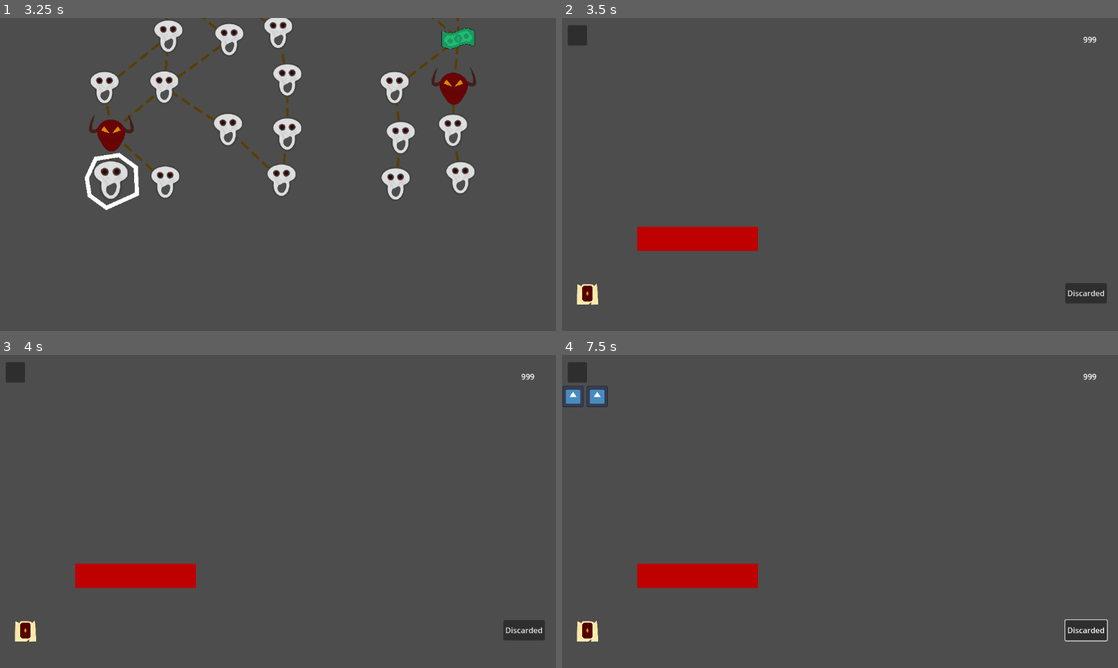
Above: before the commit, frames 1-4 (two rows, left to right).
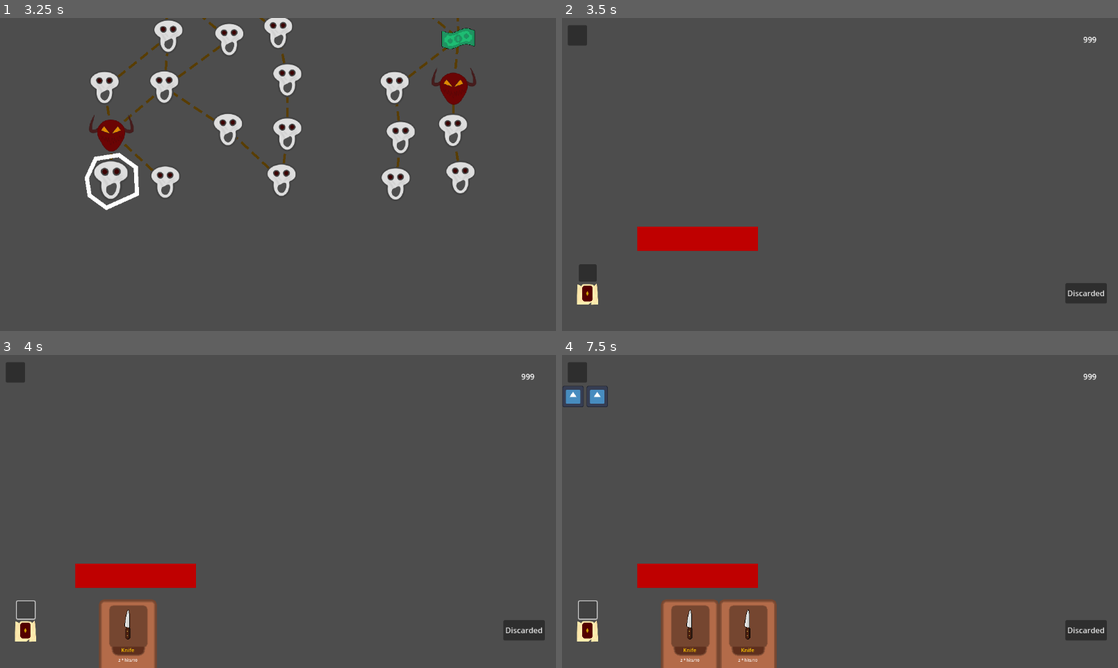
Above: after the commit, the same moments.

Repository: Frishkan/Reflex
Game: Godot game, scene res://scenes/start_screen.tscn
Two runs of this game, one before a commit and one after it. Both use one fixed random seed, a clock stepped at 60 frames per second and the inputs below. The engine's default icon, where the game draws it, is replaced by a stand-in: a white triangle on a blue panel in a dark square.
Inputs (mouse positions are in pixels of both pictures, inside the frame that each line leads up to):
- Up to frame 1 (3.25 s): click "Start" at 0.5 s; click (66, 77) at 1.25 s; click (483, 274) at 2 s; move the mouse to (111, 180) at 2.77 s; press the mouse at (111, 180) at 2.78 s
- Up to frame 2 (3.5 s): no input
- Up to frame 3 (4 s): release the mouse at (111, 517) at 3.5 s; click (27, 608) at 3.52 s
- Up to frame 4 (7.5 s): click (589, 630) at 4.25 s; click "Discarded" at 5 s; click (589, 630) at 5.75 s; click "Discarded" at 6.5 s; click (589, 608) at 7.27 s

Frame 1 is identical in both runs. In frame 2, 0.2% of the frame differs, in the area x 3-7%, y 78-85%; in frame 3, 2.3%; in frame 4, 4.7%, in the area x 2-99%, y 78-100%.

Commit message:
Finally made the hand display cards right and made some (very little function) for it

Diff:
--- a/custom_resources/card.gd
+++ b/custom_resources/card.gd
@@ -5,4 +5,4 @@
 
 var name : Name
 var position : Vector2
-var rotation : int
+var index : int
--- a/project.godot
+++ b/project.godot
@@ -22,6 +22,7 @@
 
 [display]
 
+window/size/mode=3
 window/stretch/mode="viewport"
 
 [input]
--- a/scenes/hud.tscn
+++ b/scenes/hud.tscn
@@ -109,7 +109,15 @@
 unique_name_in_owner = true
 
 [node name="Hand" parent="." instance=ExtResource("4_u08ry")]
+position = Vector2(147, 597)
+
+[node name="Button" type="Button" parent="Hand"]
+offset_left = -110.0
+offset_top = -88.0
+offset_right = -73.0
+offset_bottom = -52.0
 
 [connection signal="pressed" from="Deck/DeckButton" to="Inventory" method="_on_deck_button_pressed"]
 [connection signal="toggled" from="Deck/DeckButton" to="." method="_on_deck_button_toggled"]
 [connection signal="pressed" from="Exit" to="." method="_on_exit_pressed"]
+[connection signal="pressed" from="Hand/Button" to="Hand" method="_on_button_pressed"]
--- a/scripts/events.gd
+++ b/scripts/events.gd
@@ -5,3 +5,5 @@
 signal item_recieved(item: Item)
 
 signal card_picked_up(card: Card)
+
+signal card_recalculate()
--- a/scripts/hand.gd
+++ b/scripts/hand.gd
@@ -8,13 +8,23 @@
 func _ready() -> void:
 	Events.card_picked_up.connect(_card_picked_up)
 
+
 func _card_picked_up(card: Card) :
-	card.position = Vector2(cards.get_child_count() * 50 + 25, 85)
-	card.rotation = 0 ## placeholder (i'm stupiditto)
 	_spawn_card(card)
+	Events.card_recalculate.emit()
 
 func _spawn_card(card : Card) :
-	var hand_card = HAND_CARD.instantiate() as HandCard
-	cards.add_child(hand_card)
-	hand_card.set_item(card)
-	hand_card.card = card
+	if cards.get_child_count() == 12 :
+		pass
+	else :
+		var hand_card = HAND_CARD.instantiate() as HandCard
+		cards.add_child(hand_card)
+		card.index = cards.get_child_count()
+		hand_card.set_card(card)
+		hand_card.card = card
+
+
+func _on_button_pressed() -> void:
+	var new_card := Card.new()
+	new_card.name = Card.Name.KNIFE
+	Events.card_picked_up.emit(new_card)
--- a/scripts/hand_card.gd
+++ b/scripts/hand_card.gd
@@ -7,20 +7,25 @@
 
 
 var card : Card : set = set_card
+var index : int
+var hand_size := 800
 
 const ICONS := {
 	Card.Name.KNIFE: [preload("res://textures/knife_card.png"), Vector2(1, 1), "Knife", "2 * hits/10"],
 	Card.Name.SKILLFULL_BARRAGE: [preload("res://icon.svg"), Vector2(1, 1), "Skillfull barrage", "3 * hits/10 - 2 * (10 - hits/10)"],
 }
 
+func _ready() -> void:
+	Events.card_recalculate.connect(_recalculate_position)
+
 func set_card(new_card: Card) :
 	card = new_card
 	self.position = card.position
-	self.rotation = card.rotation
 	sprite_2d.texture = ICONS[card.name][0]
 	name_label.text = ICONS[card.name][2]
 	short_desc.text = ICONS[card.name][3]
 	self.scale = ICONS[card.name][1]
+	index = card.index
 
 
 func _on_mouse_entered() -> void:
@@ -31,7 +36,14 @@
 	self.scale = self.scale / 1.5
 
 
+func _on_input_event(_viewport: Node, event: InputEvent, _shape_idx: int) -> void:
+	if event.is_action_pressed("left_mouse") :
+		queue_free() ## Events.card_played.emit(card)
 
-func _on_input_event(_viewport: Node, event: InputEvent, _shape_idx: int) -> void:
-	while event.is_action_pressed("left_mouse") : ## fix this!!
-		self.position = get_global_mouse_position()
+func _recalculate_position() : ## hand ~ 800 px , card size ~ 120 px (es esmu tik dumjs aaaaaaaaaaaaaaa)
+	## var new_card_position := (index * 800 / (get_parent().get_child_count() + 1)) not next to each other (at start)
+	## var new_card_position := 800 / 2 + index * 50 * (-1 ** index) not resposive
+	## var new_card_position = hand_size / 2 + (index * clamp(hand_size / (get_parent().get_child_count() + 1), 0, 120)) - 60 * (get_parent().get_child_count() + 1) runs to the left when card speces changes:(
+	var new_card_position = (index * clamp(hand_size / (get_parent().get_child_count() + 1), 0, 120)) - (clamp(hand_size / (get_parent().get_child_count() + 1), 0, 120) / 800) * (get_parent().get_child_count() + 1)
+
+	self.position = Vector2(new_card_position, 0)
